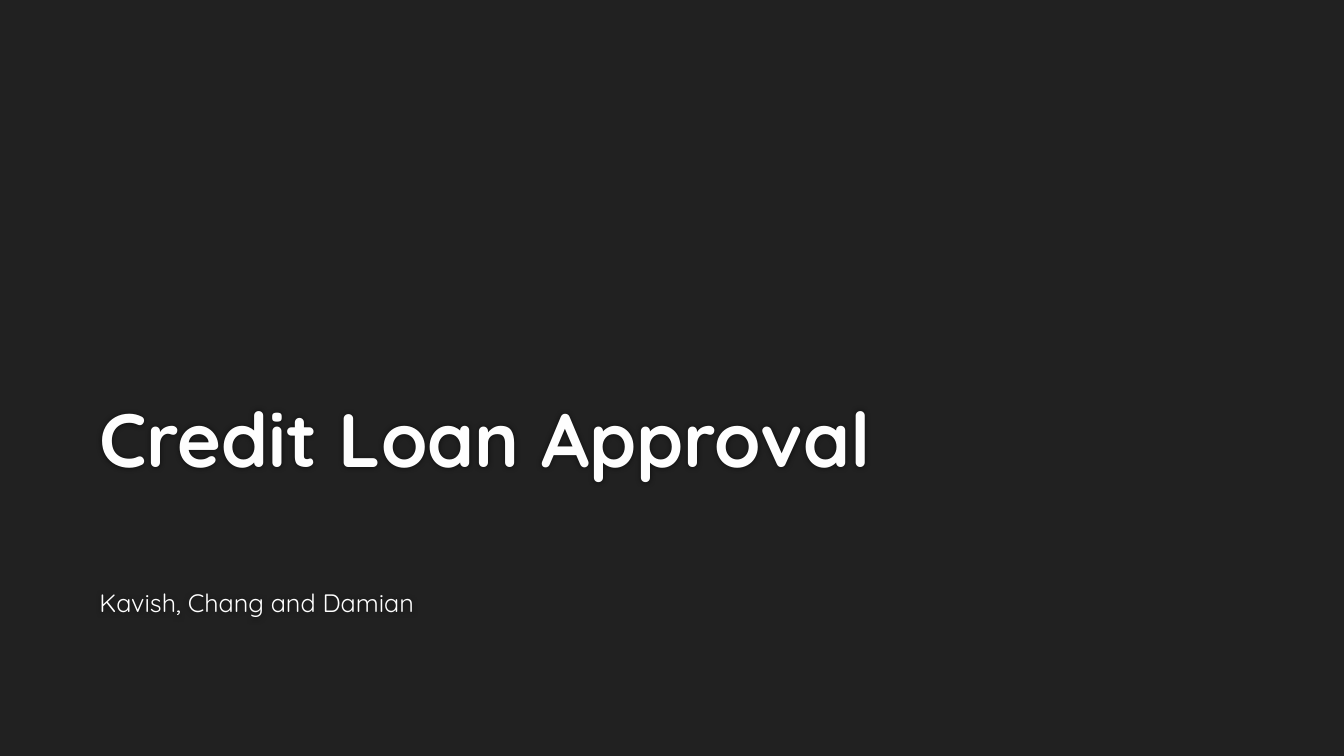
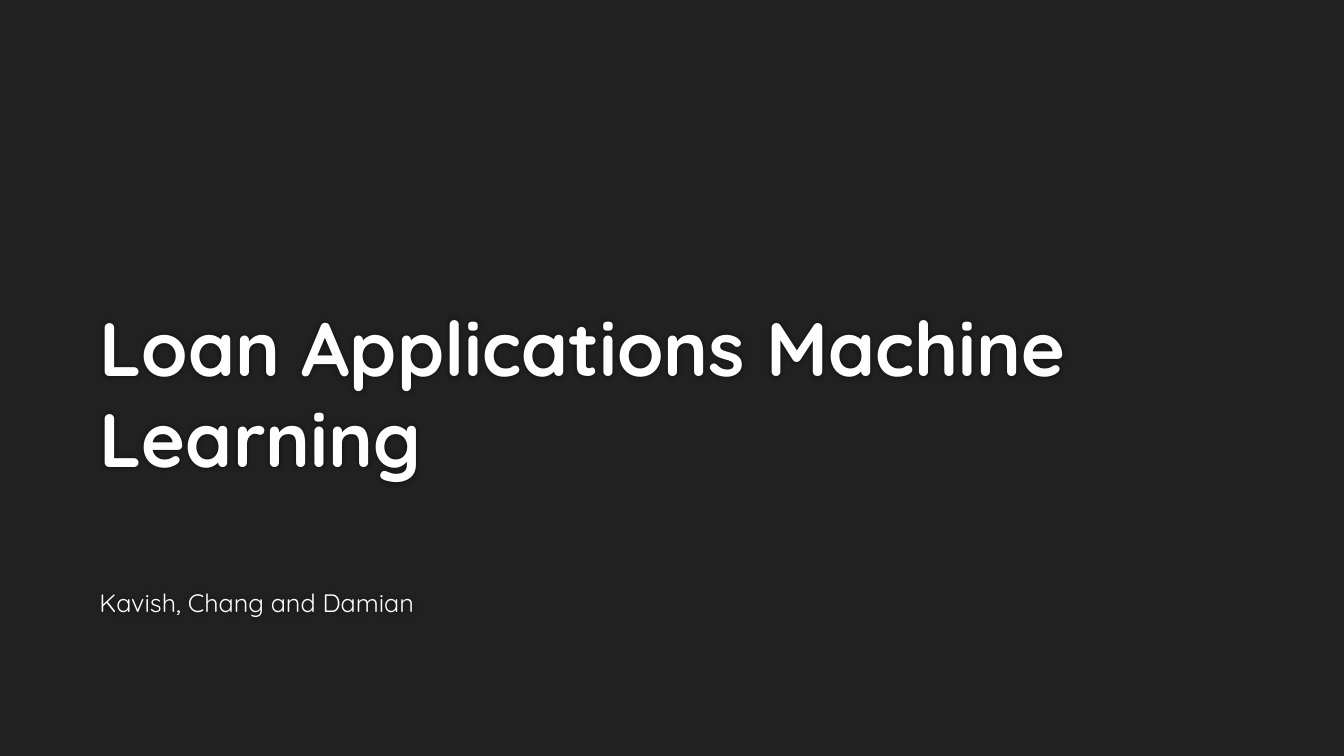
Before and after one commit to KavishNaran/Loan-risk---machine-learning, a slide deck: slide 1 of Credit Loan Presentation.pptx. Drawn at 1344x756 pixels with LibreOffice and Linux fonts; fonts in the diff are those of the drawing; background and template pictures are left out. Boxes give left, top, right and bottom in pixels: in the first picture for what was removed or moved away, otherwise in the second. Text is boxed around its words. In the diff, an @@ line names an element or a change of style, - is before the commit and + after.

Commit message:
added code

```diff
--- a/Credit Loan Presentation.pptx
+++ b/Credit Loan Presentation.pptx
@@ title at box(99, 320, 1065, 482): text changed @@
-Credit Loan Approval
+Loan Applications Machine Learning
```
Also in this commit, not shown: 4 other slides changed, 3 slides added, 1 slide removed.
